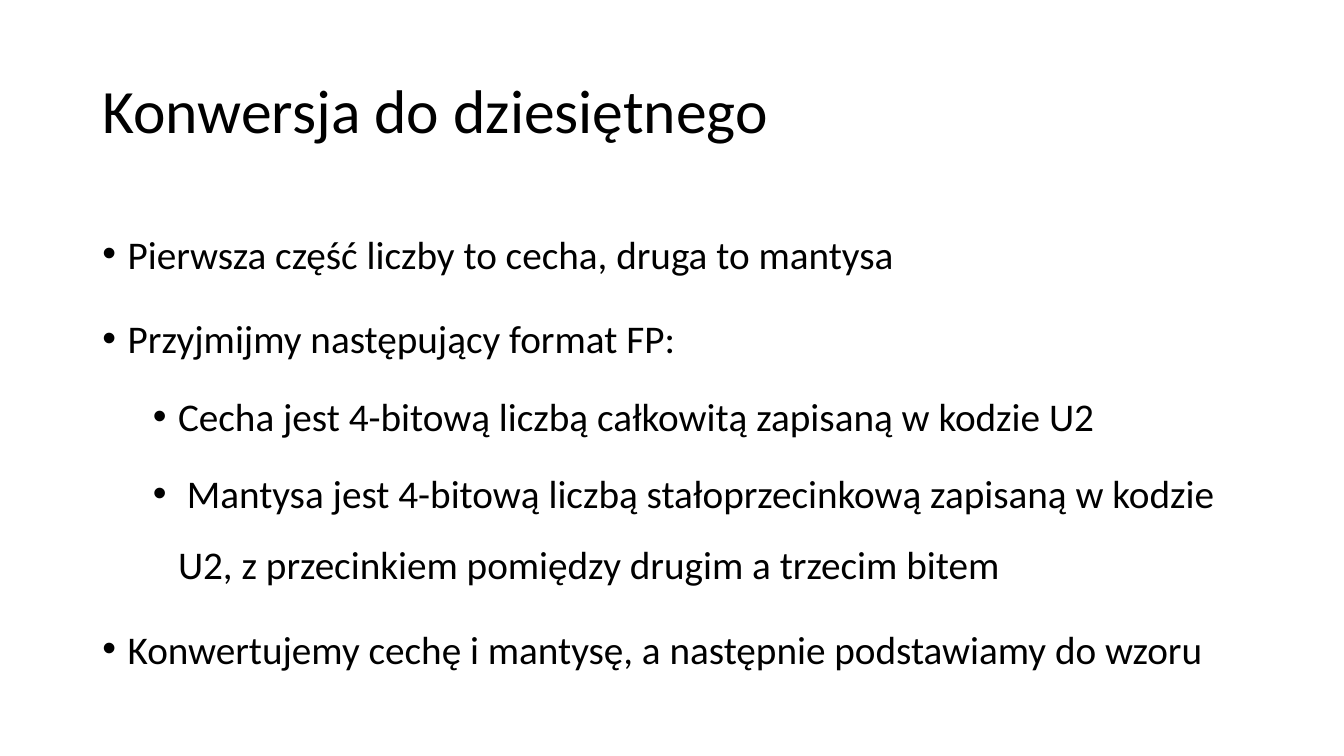
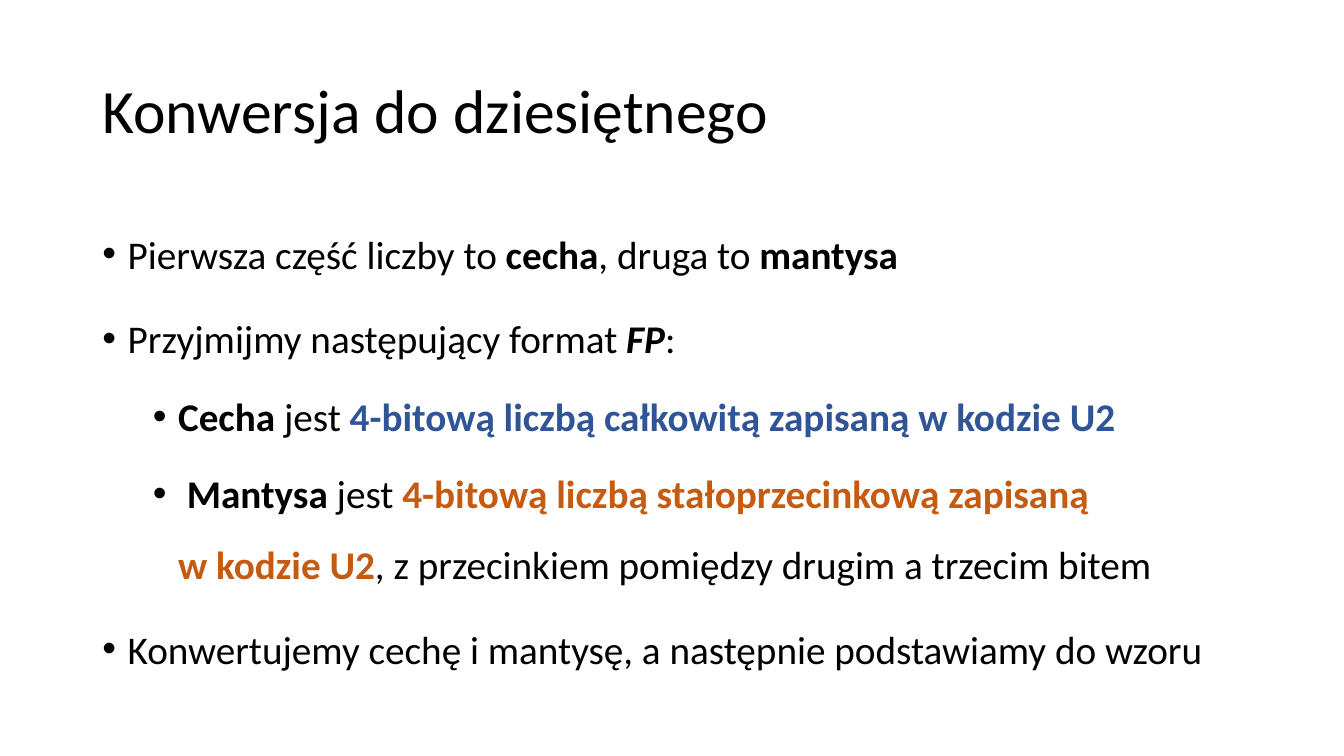
Before and after one commit to blackbat13/cs-lut, a slide deck: slide 35 of Systemy liczbowe/Systemy liczbowe.pptx. Drawn at 1344x756 pixels with LibreOffice and Linux fonts; fonts in the diff are those of the drawing. Boxes give left, top, right and bottom in pixels: in the first picture for what was removed or moved away, otherwise in the second. Text is boxed around its words. In the diff, an @@ line names an element or a change of style, - is before the commit and + after.

```diff
--- a/Systemy liczbowe/Systemy liczbowe.pptx
+++ b/Systemy liczbowe/Systemy liczbowe.pptx
@@ text at bbox=[128, 241, 1151, 586]: bold on in "cecha, mantysa", "FP:", "Cecha 4-bitową liczbą całkowitą zapisaną w kodzie ...", "Mantysa 4-bitową liczbą stałoprzecinkową zapisaną w kodzie ..."; italic on in "FP:"; text colour #000000 to #2F5597 in "4-bitową liczbą całkowitą zapisaną w kodzie U2"; text colour #000000 to #C55A11 in "4-bitową liczbą stałoprzecinkową zapisaną w kodzie U2," @@
```
Also in this commit, not shown: 14 other files.
